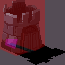
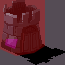
The second w=65, h=65 image is a revision of the first. Changes to its layers:
hid "Collider" over [7, 43, 45, 56]
added layer "Collider closed" (30%) above "LeftTowerPatch.png" over [7, 43, 45, 56]
